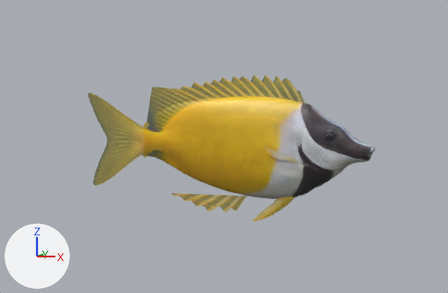
The Blender file scripts/rotatable-aquascape/reef/model-source/vulpinus.blend: old version first, new version second.
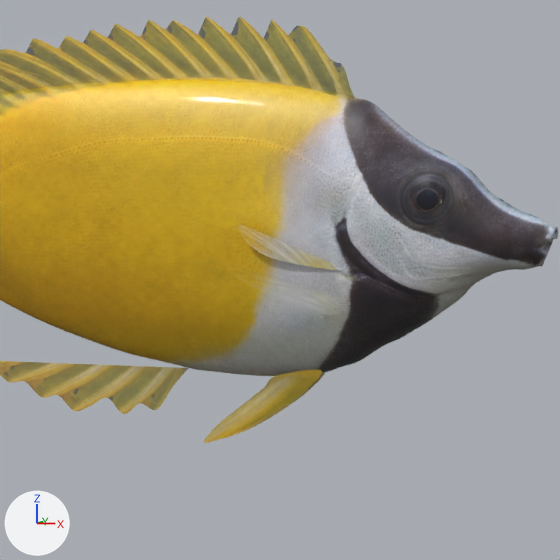
Old and new are each drawn from the file's camera 'Model proof' and again close up on the part from 41% to 84% of the width and 24% to 89% of the height. Every picture has the same lights, and +X, +Y and +Z are marked at lower left. The last two pictures show the newer version.

In view in the first close-up: 'vulpinus__body', 'vulpinus__eye_1', 'vulpinus__fin_1', 'vulpinus__fin_2', 'vulpinus__gill_1', 'vulpinus__pectoral_1', 'vulpinus__pelvic_-1', 'vulpinus__pelvic_1'.
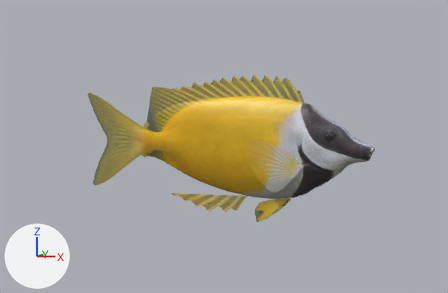
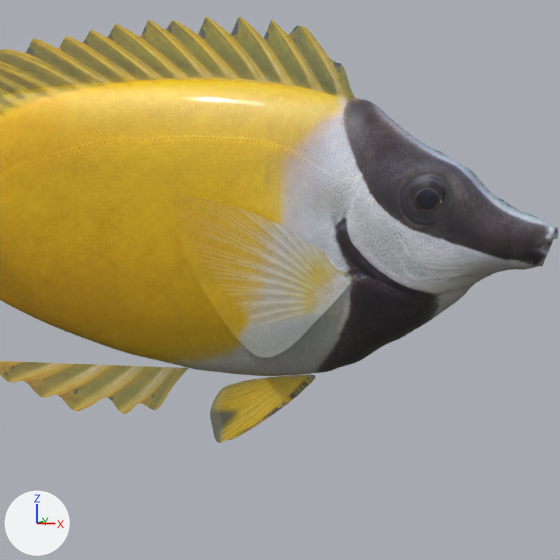
Changed parts and their boxes [x1, y1, x2, y2] in the close-ups (560 x 560 px):
'vulpinus__pectoral_1', reshaped, moved (71% wider, 247% taller): before [239, 225, 344, 271]; after [173, 195, 353, 357]
'vulpinus__pelvic_1', reshaped, moved (11% narrower, 8% shorter): before [204, 369, 322, 443]; after [210, 375, 315, 443]
'vulpinus__pelvic_-1', reshaped, moved (16% narrower): before [221, 372, 325, 439]; after [228, 375, 315, 440]
part 1 of me_vulpinus__pelvic__1, deleted (mostly hidden): before [221, 372, 325, 439]
part 2 of me_vulpinus__pelvic__1, reshaped (mostly hidden before): before [234, 425, 256, 434]; after [228, 375, 315, 440]
part 3 of me_vulpinus__pectoral_1, built on: before [330, 266, 339, 270]; after [180, 198, 353, 357]
part 4 of me_vulpinus__pelvic_1, deleted: before [204, 369, 322, 443]
part 5 of me_vulpinus__pelvic_1, reshaped: before [210, 370, 322, 438]; after [210, 375, 315, 443]

The change in detail:
me_vulpinus__pelvic__1 is used by ob_vulpinus__pelvic__1; location (0.154, 0.008, -0.199).
me_vulpinus__pelvic__1 had 516 vertices, 172 faces and spanned x -0.168..0.001, y 0.0..0.025, z -0.107..0.001.
me_vulpinus__pelvic__1 now has 696 vertices, 232 faces and spans x -0.15..0.0, y 0.0..0.022, z -0.098..0.001.
me_vulpinus__pelvic__1 part 1: 138 loose pieces with 414 vertices, spanning x -0.168..0.001, y 0.0..0.025, z -0.107..0.001, are deleted.
me_vulpinus__pelvic__1 part 2: 6 vertices moved within x -0.011, y 0.002, z 0.0; 44 vertices removed from x -0.159..0.001, y 0.0..0.024, z -0.099..0.0; 638 vertices added at x -0.15..0.0, y 0.0..0.022, z -0.098..0.001.
Other edits to the shape of me_vulpinus__pelvic__1 do not show in these pictures.
me_vulpinus__pectoral_1 is used by ob_vulpinus__pectoral_1; location (0.205, -0.054, -0.051).
me_vulpinus__pectoral_1 had 396 vertices, 132 faces and spanned x -0.152..0.0, y -0.023..0.0, z -0.001..0.062.
me_vulpinus__pectoral_1 now has 876 vertices, 292 faces and spans x -0.256..0.0, y -0.038..0.0, z -0.121..0.109.
me_vulpinus__pectoral_1 part 3: 7 vertices removed from x -0.027..-0.002, y -0.004..0.0, z -0.001..0.006; 871 vertices added at x -0.256..0.0, y -0.038..0.0, z -0.121..0.109.
Other edits to the shape of me_vulpinus__pectoral_1 do not show in these pictures.
me_vulpinus__pelvic_1 is used by ob_vulpinus__pelvic_1; location (0.154, -0.008, -0.199).
me_vulpinus__pelvic_1 had 516 vertices, 172 faces and spanned x -0.168..0.001, y -0.025..0.0, z -0.107..0.001.
me_vulpinus__pelvic_1 now has 696 vertices, 232 faces and spans x -0.15..0.0, y -0.022..0.0, z -0.098..0.001.
me_vulpinus__pelvic_1 part 4: 138 loose pieces with 414 vertices, spanning x -0.168..0.001, y -0.025..0.0, z -0.107..0.001, are deleted.
me_vulpinus__pelvic_1 part 5: 6 vertices moved within x -0.011, y -0.002, z 0.0; 44 vertices removed from x -0.159..0.001, y -0.024..0.0, z -0.099..0.0; 638 vertices added at x -0.15..0.0, y -0.022..0.0, z -0.098..0.001.
Other edits to the shape of me_vulpinus__pelvic_1 do not show in these pictures.
Object 'vulpinus__pelvic_-1' (ob_vulpinus__pelvic__1) moves from (0.154, 0.008, -0.199) to (0.142, 0.001, -0.208).
Object 'vulpinus__pectoral_1' (ob_vulpinus__pectoral_1) moves from (0.205, -0.054, -0.051) to (0.216, -0.053, -0.057).
Object 'vulpinus__pelvic_1' (ob_vulpinus__pelvic_1) moves from (0.154, -0.008, -0.199) to (0.142, -0.001, -0.208).
